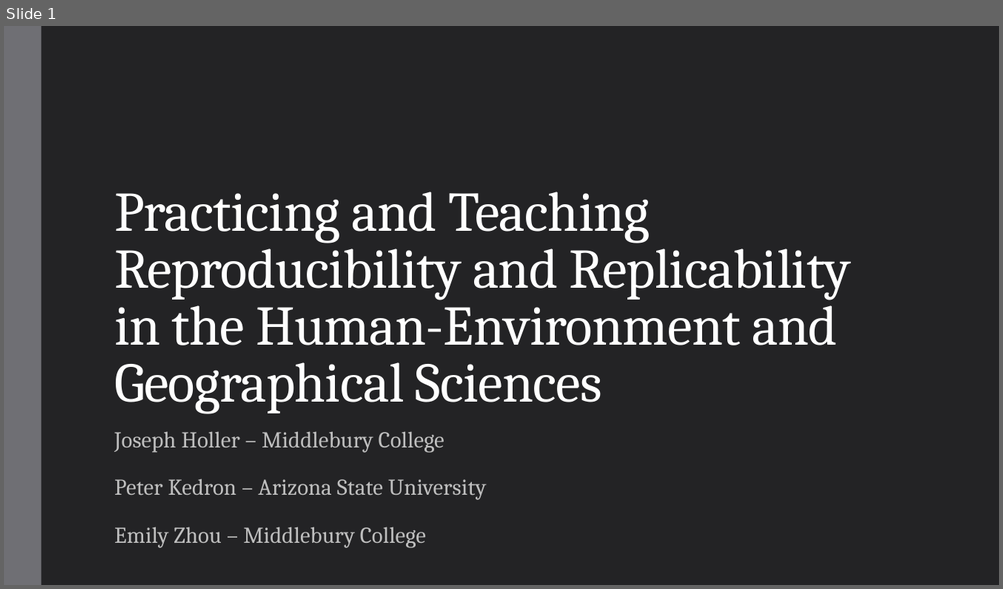
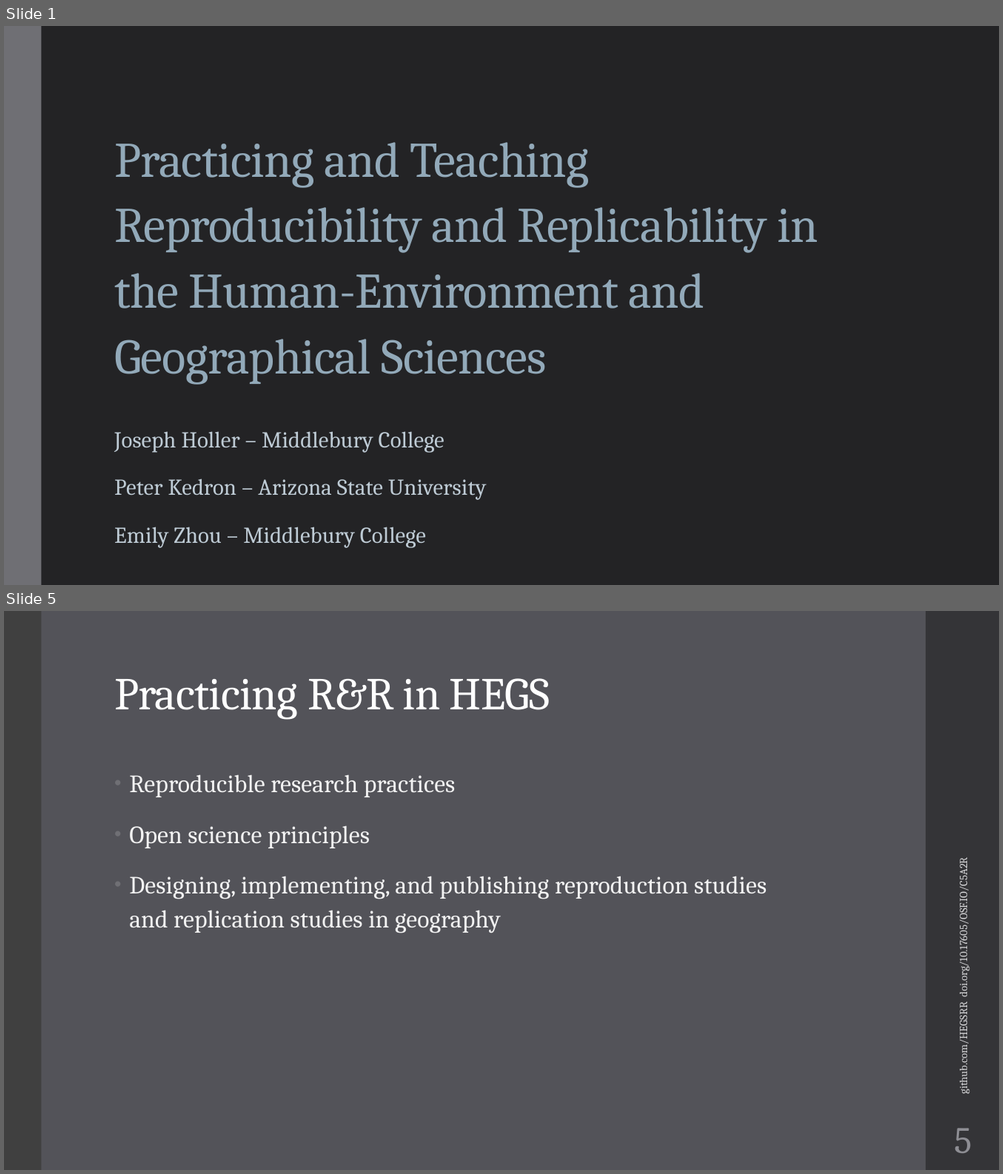
Before and after one commit to HEGSRR/UCGIS-Workshop, a slide deck: 01_Introduction.pptx. Shown one above the other, each under a label of ours: slide 1 before the commit, slides 1 and 5 after it; the slides between them are not shown. The pictures are 1003x589 and 1003x1174 pixels, drawn with LibreOffice and Linux fonts; fonts in the diff are those of the drawing. Boxes give left, top, right and bottom in pixels: in the first picture for what was removed or moved away, otherwise in the second. Text is boxed around its words. In the diff, an @@ line names an element or a change of style, - is before the commit and + after.

```diff
--- a/01_Introduction.pptx
+++ b/01_Introduction.pptx
@@ slide 5 added at [4, 611, 999, 1170], background #535359 @@
@@ rectangle added at [4, 611, 41, 1170], fill #404040 @@
@@ rectangle added at [925, 611, 999, 1170], fill #353537 @@
@@ title added at [114, 678, 549, 720], 44 pt, text #FFFFFF @@
+Practicing R&R in HEGS
@@ text added at [129, 775, 766, 934], 24 pt, text #F2F2F2 @@
+• Reproducible research practices
+• Open science principles
+• Designing, implementing, and publishing reproduction studies and replication studies in geography
@@ text added at [956, 871, 970, 1092], 10.5 pt, text #D9D9DB @@
+github.com/HEGSRR doi.org/10.17605/OSF.IO/C5A2R
@@ page number added at [953, 1128, 971, 1153], 36 pt, text #8E8E94 @@
+5
@@ slide 1 changed as well @@
@@ title "Practicing and Teaching Reproducibility and ..." at [114, 142, 817, 385]: size 54 to 48 pt, text colour #FFFFFF to #92A9B9; line spacing 0.85 to 1.1; vertical alignment bottom to middle @@
@@ subtitle "Joseph Holler – Middlebury College" at [114, 432, 486, 548]: text colour #BFBFBF to #BECBD5 @@
```
Also in this commit, not shown: 8 other slides added, 1 slide removed, 2 other files.
